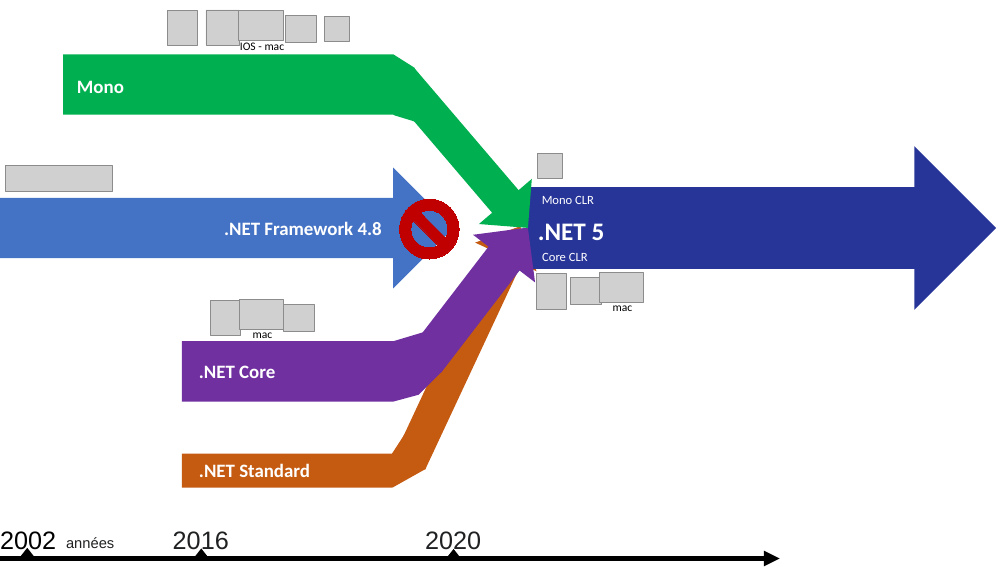
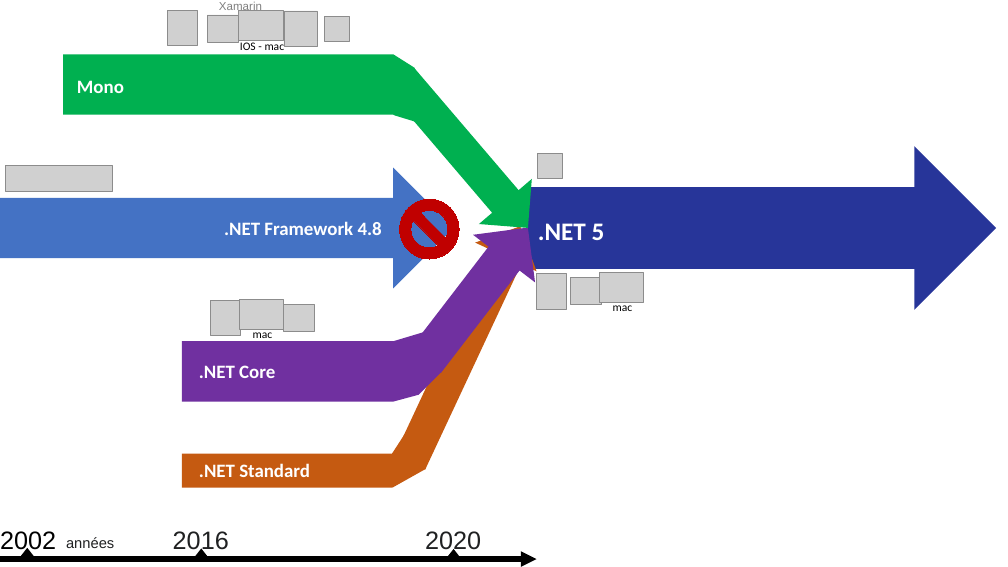
Before and after one commit to guillaume-chervet/course.dotnet, a slide deck: slide 9 of documentations/Dotnet vs dotnet core.pptx (slide 5 before the commit). Drawn at 1008x567 pixels with LibreOffice and Linux fonts; fonts in the diff are those of the drawing; grey boxes stand for pictures. Boxes give left, top, right and bottom in pixels: in the first picture for what was removed or moved away, otherwise in the second. Text is boxed around its words. In the diff, an @@ line names an element or a change of style, - is before the commit and + after.

```diff
--- a/documentations/Dotnet vs dotnet core.pptx
+++ b/documentations/Dotnet vs dotnet core.pptx
@@ picture: place and size @@
-picture at (286, 16, 317, 43)
+picture at (207, 15, 238, 42)
@@ text added at (219, 2, 262, 13), 11 pt, text #808080 @@
+Xamarin
@@ picture: place and size @@
-picture at (206, 10, 239, 45)
+picture at (284, 11, 318, 46)
@@ text removed at (542, 196, 594, 204) @@
-Mono CLR
@@ text removed at (542, 253, 588, 261) @@
-Core CLR
@@ arrow moved from (0, 559) - (780, 559) to (0, 559) - (537, 559) @@
```
Also in this commit, not shown: 6 other slides changed, 5 slides added, 1 other file.
